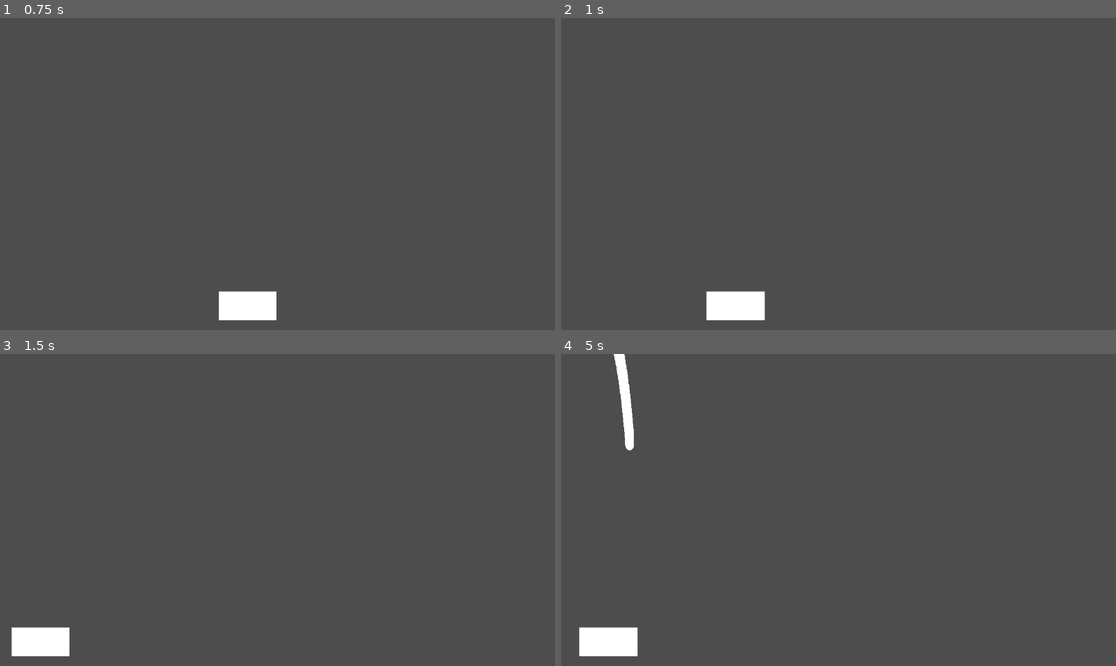
Above: before the commit, frames 1-4 (two rows, left to right).
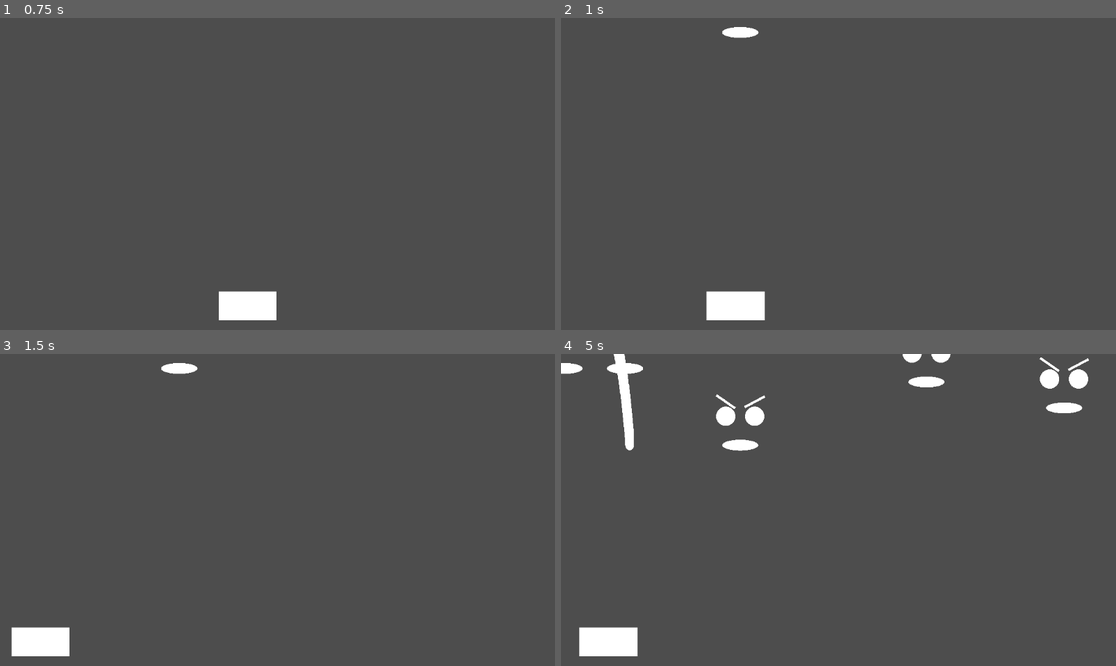
Above: after the commit, the same moments.

Repository: MannyFluss/GameInAnHour
Game: Godot game, scene res://Ngbb2012/Main.tscn
The game is run twice, just before and just after one commit, with the same random seed, the same clock (stepped at 60 frames per second) and the same inputs.
Inputs:
- Up to frame 1 (0.75 s): tap Enter at 0.5 s; hold A (a) from 0.53 s (still down)
- Up to frame 2 (1 s): keep holding A (a); tap D (d) at 0.8 s
- Up to frame 3 (1.5 s): release A (a) at 1.28 s; tap D (d) at 1.35 s
- Up to frame 4 (5 s): tap A (a) at 1.55, 3.05, 4.35 s; hold A (a) 2.03-2.78 s; tap D (d) at 2.3, 2.85, 3.8 s; hold Space (space) 3.53-4.28 s

Frame 1 is identical in both runs. In frame 2, 0.2% of the frame differs, in the area x 29-36%, y 2-7%; in frame 3, 0.2%; in frame 4, 1.8%, in the area x 0-96%, y 0-32%.

Commit message:
Update Main.tscn

Diff:
--- a/Ngbb2012/Main.tscn
+++ b/Ngbb2012/Main.tscn
@@ -1,6 +1,9 @@
-[gd_scene load_steps=2 format=3 uid="uid://b6jh6m06d2kho"]
+[gd_scene load_steps=3 format=3 uid="uid://b6jh6m06d2kho"]
 
 [ext_resource type="Script" path="res://Ngbb2012/Main.gd" id="1_303au"]
+[ext_resource type="PackedScene" uid="uid://d0ap5mceewtk2" path="res://MannyFolder/AlienSpawner/AlienSpawner.tscn" id="2_l2blb"]
 
 [node name="Game" type="Node2D"]
 script = ExtResource("1_303au")
+
+[node name="AlienSpawner" parent="." instance=ExtResource("2_l2blb")]
